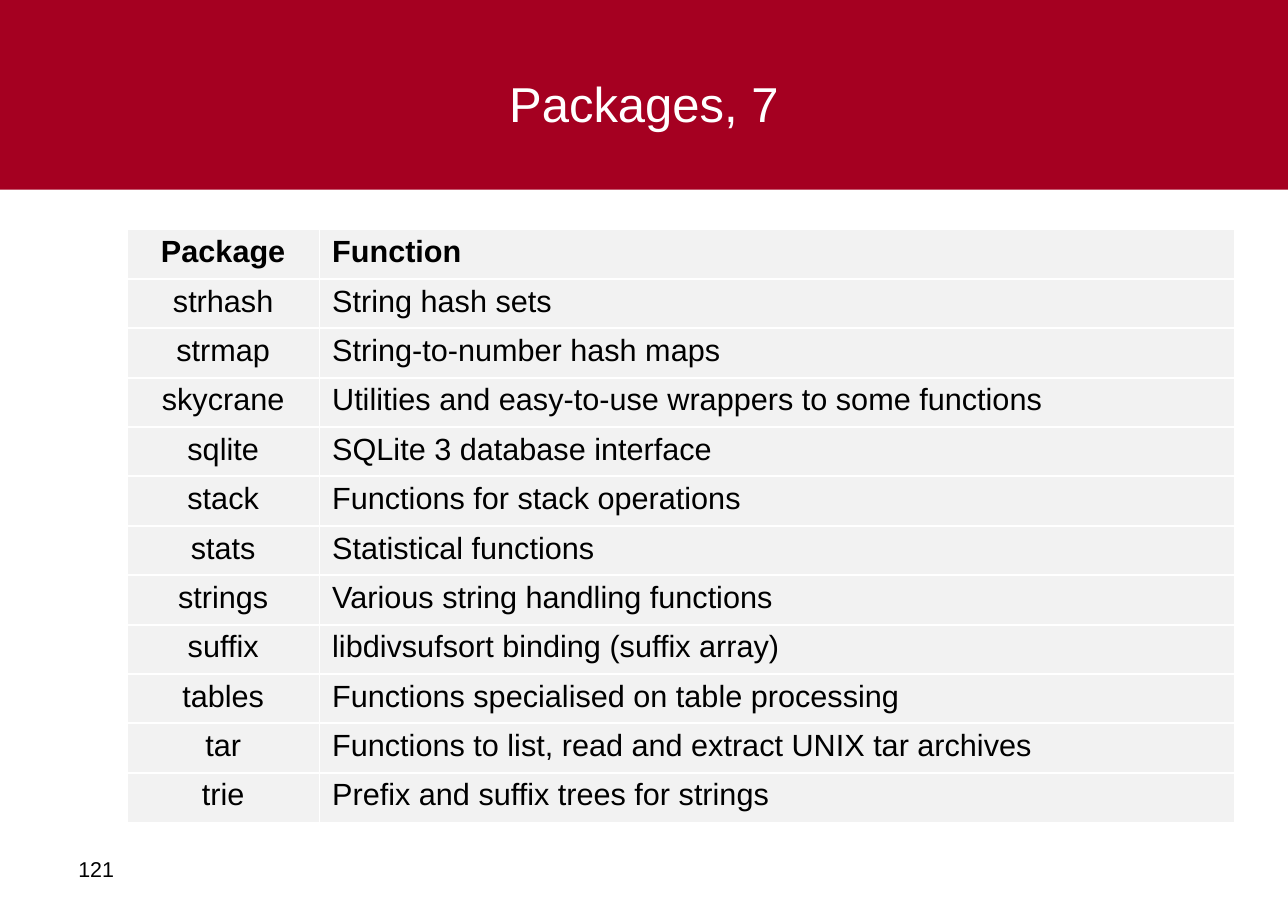
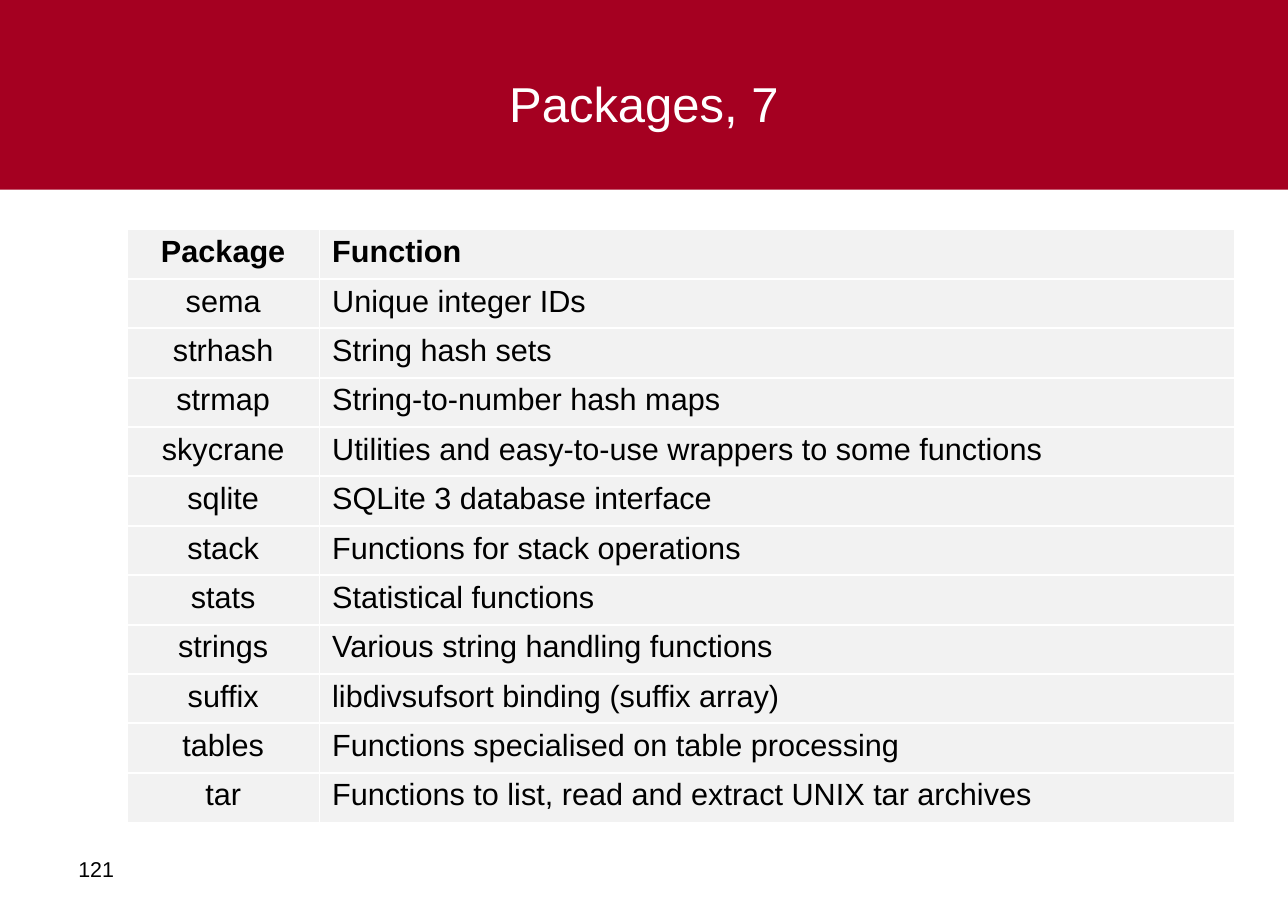
Before and after one commit to al-agena/Agena, a slide deck: slide 121 of doc/agena-crashcourse.ppt. Drawn at 1288x911 pixels with LibreOffice and Linux fonts; fonts in the diff are those of the drawing; background and template pictures are left out. Boxes give left, top, right and bottom in pixels: in the first picture for what was removed or moved away, otherwise in the second. Text is boxed around its words. In the diff, an @@ line names an element or a change of style, - is before the commit and + after.

```diff
--- a/doc/agena-crashcourse.ppt
+++ b/doc/agena-crashcourse.ppt
@@ table at box(127, 229, 1234, 819) @@
+row 2: sema | Unique integer IDs
-row 12: trie | Prefix and suffix trees for strings
```
Also in this commit, not shown: 2 other slides changed, 5 other files.
